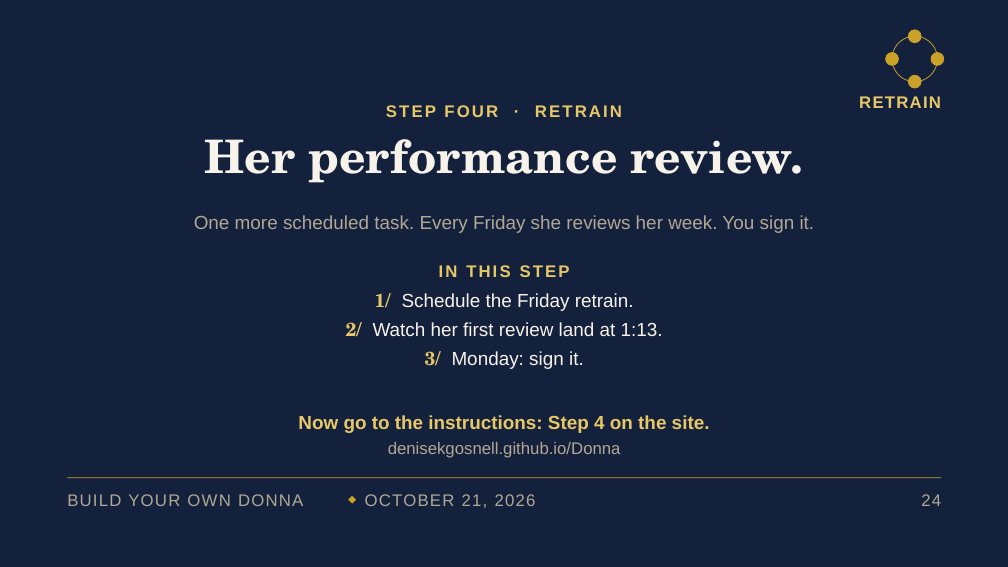
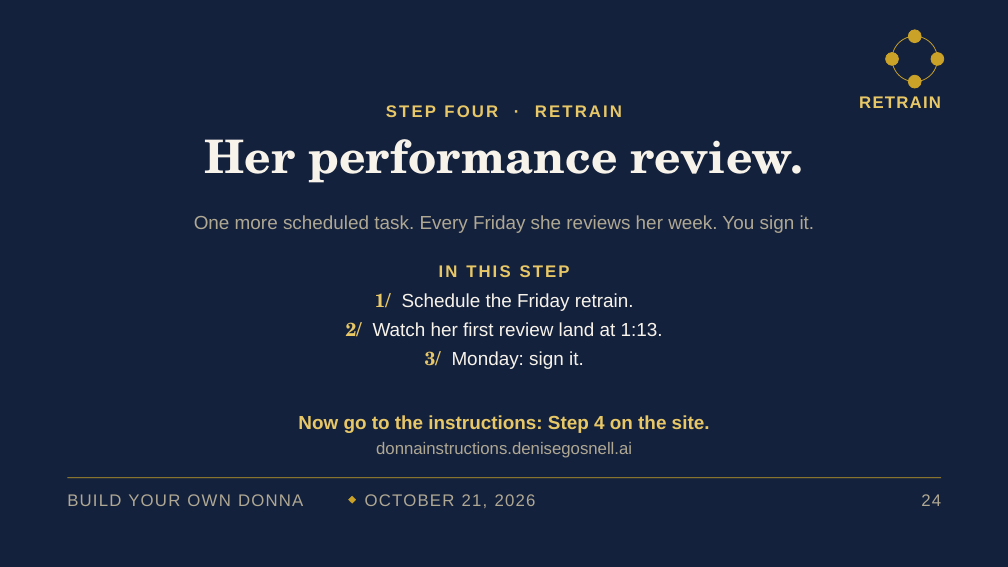
Before and after one commit to denisekgosnell/Donna, a slide deck: slide 25 of decks/build-your-own-donna-v3.pptx. Drawn at 1008x567 pixels with LibreOffice and Linux fonts; fonts in the diff are those of the drawing. Boxes give left, top, right and bottom in pixels: in the first picture for what was removed or moved away, otherwise in the second. Text is boxed around its words. In the diff, an @@ line names an element or a change of style, - is before the commit and + after.

```diff
--- a/decks/build-your-own-donna-v3.pptx
+++ b/decks/build-your-own-donna-v3.pptx
@@ text at (376,442,632,458): text changed @@
-denisekgosnell.github.io/Donna
+donnainstructions.denisegosnell.ai
```
Also in this commit, not shown: 6 other slides changed, 7 other files.
